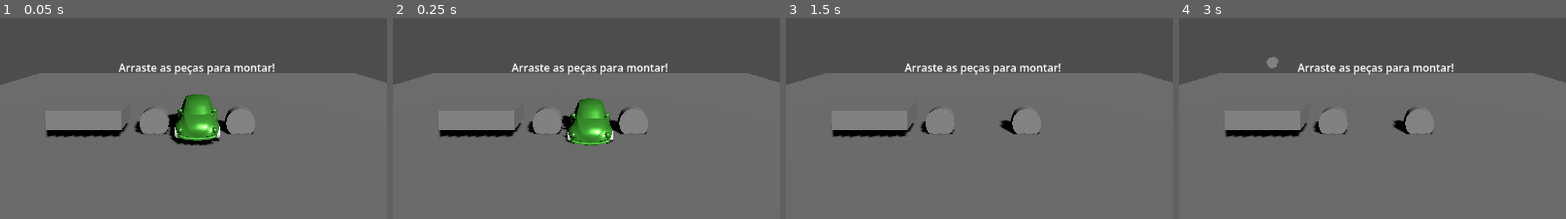
Above: before the commit, frames 1-4 (left to right).
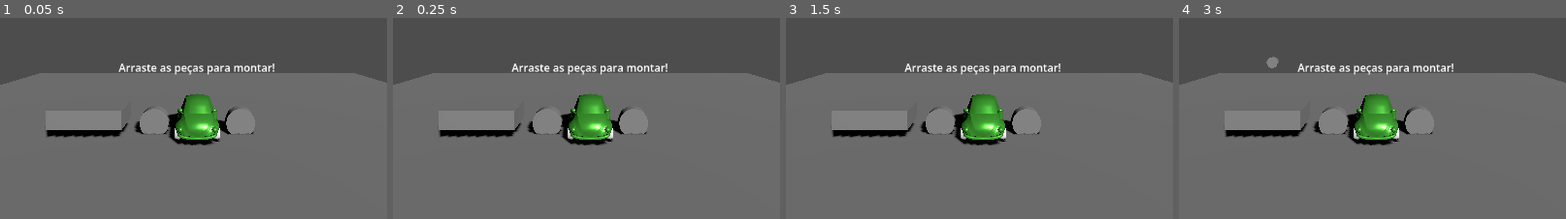
Above: after the commit, the same moments.

Repository: talesrt/Monta-Carro
Game: Godot game, scene res://scenes/main.tscn
The game is run twice, just before and just after one commit, with the same random seed, the same clock (stepped at 60 frames per second) and the same inputs.
Inputs (mouse positions are % of the whole screen's width and height, from its top left):
- Up to frame 1 (0.05 s): no input
- Up to frame 2 (0.25 s): no input
- Up to frame 3 (1.5 s): move the mouse to (72, 41) at 0.52 s; hold Right (ui_right) 0.53-1.25 s; click (72, 41) at 0.67 s; tap Enter at 1.25 s; drag from (30, 52) to (45, 68) at 1.27 s
- Up to frame 4 (3 s): tap Space at 2 s; move the mouse to (60, 22) at 2.02 s; hold Right (ui_right) 2.03-2.75 s; tap Enter at 2.75 s; drag from (45, 68) to (20, 30) at 2.77 s
The pictures show only the part of the screen within x 25-74%, y 44-94%; the shares and areas given below are measured in that part.

The runs differ from the first frame. In frame 1, 0.2% of the frame differs, in the area x 43-57%, y 37-64%; in frame 2, 1.6%; in frame 3, 2.7%; in frame 4, 2.7%.

Commit message:
Fix: carregar GLB via script para desabilitar fisica

Diff:
--- a/scenes/car/assembly.tscn
+++ b/scenes/car/assembly.tscn
@@ -1,16 +1,15 @@
-[gd_scene load_steps=8 format=3 uid="uid://assembly_scene"]
+[gd_scene load_steps=7 format=3 uid="uid://assembly_scene"]
 
 [ext_resource type="Script" path="res://scripts/systems/assembly_system.gd" id="1_asm"]
 [ext_resource type="PackedScene" uid="uid://chassis_part" path="res://scenes/car/chassis.tscn" id="2_chassis"]
 [ext_resource type="PackedScene" uid="uid://wheel_part" path="res://scenes/car/wheel.tscn" id="3_wheel"]
 [ext_resource type="PackedScene" uid="uid://engine_part" path="res://scenes/car/engine.tscn" id="4_engine"]
-[ext_resource type="PackedScene" uid="uid://car_model" path="res://assets/models/Car_1.glb" id="5_car"]
 
 [node name="AssemblySystem" type="Node3D"]
 script = ExtResource("1_asm")
 parts_container = NodePath("PartsContainer")
-
-[node name="CarModel" parent="." instance=ExtResource("5_car")]
+model_path = "res://assets/models/Car_1.glb"
+auto_load_model = true
 
 [node name="PartsContainer" type="Node3D" parent="."]
 
--- a/scripts/systems/assembly_system.gd
+++ b/scripts/systems/assembly_system.gd
@@ -1,53 +1,79 @@
 extends Node3D
 class_name AssemblySystem
 
-## Sistema de montagem do carro - gerencia as peças e validação
+## Sistema de montagem do carro - com suporte a GLB
 
 signal assembly_complete
 signal part_placed(part_name: String)
 signal progress_changed(placed: int, total: int)
 
 @export var parts_container: Node3D
+@export var model_path: String = "res://assets/models/Car_1.glb"
+@export var auto_load_model: bool = true
 
-# Referências para as peças (definir no editor ou via código)
+# Referências para as peças
 var parts: Array[DraggablePart] = []
 var placed_count: int = 0
+var loaded_model: Node3D = null
 
 func _ready() -> void:
+	# Carregar modelo se habilitado
+	if auto_load_model and model_path != "":
+		_load_model()
+
 	# Procurar peças
 	_find_parts()
 	print("[Assembly] Sistema de montagem pronto. Peças: ", parts.size())
 
+func _load_model() -> void:
+	print("[Assembly] Carregando modelo: ", model_path)
+	var scene = load(model_path)
+	if scene:
+		loaded_model = scene.instantiate()
+		add_child(loaded_model)
+		print("[Assembly] Modelo instanciado: ", loaded_model.name)
+
+		# Desabilitar física do modelo
+		_disable_model_physics(loaded_model)
+	else:
+		print("[Assembly] ERRO: Não conseguiu carregar modelo")
+
+func _disable_model_physics(node: Node) -> void:
+	# Desabilitar RigidBody
+	if node is RigidBody3D:
+		node.freeze = true
+		node.freeze_mode = RigidBody3D.FREEZE_MODE_STATIC
+		print("[Assembly] RigidBody3D desabilitado: ", node.name)
+
+	# Desabilitar CollisionShape3D
+	if node is CollisionShape3D:
+		node.disabled = true
+
+	# Procura recursivamente
+	for child in node.get_children():
+		_disable_model_physics(child)
+
 func _find_parts() -> void:
 	var container: Node
 
-	# Se parts_container está definido, usar ele
 	if parts_container:
 		container = parts_container
-		print("[Assembly] Usando parts_container definido: ", container.name)
 	else:
-		# Se não, procurar PartsContainer como filho
 		container = get_node_or_null("PartsContainer")
-		if container:
-			print("[Assembly] PartsContainer encontrado automaticamente")
-		else:
-			# Se não encontrar, usar este nó
+		if not container:
 			container = self
-			print("[Assembly] Usando self como container")
 
 	if container:
-		# Procurar peças nos filhos (e netos)
 		_find_parts_in_node(container)
 
 func _find_parts_in_node(node: Node) -> void:
 	for child in node.get_children():
 		if child is DraggablePart:
 			parts.append(child)
-			# Conectar sinal diretamente aqui para garantir
 			if not child.placed_correctly.is_connected(_on_part_placed):
 				child.placed_correctly.connect(_on_part_placed)
 			print("[Assembly] Encontrada peça: ", child.part_name)
-		# Procurar nos netos também (recursivo)
+
 		if child.get_child_count() > 0:
 			_find_parts_in_node(child)
 
@@ -64,7 +90,6 @@
 	print("[Assembly] _on_part_placed chamado!")
 	placed_count += 1
 
-	# Encontrar qual peça disparou
 	for part in parts:
 		if part.is_placed:
 			print("[Assembly] Peça disparou: ", part.part_name)
@@ -74,11 +99,9 @@
 
 	print("[Assembly] Peça colocada! ", placed_count, "/", parts.size())
 
-	# Verificar se todas as peças estão no lugar
 	if is_complete():
-		print("[Assembly] Montagem COMPLETA! Emitindo sinal...")
+		print("[Assembly] Montagem COMPLETA!")
 		assembly_complete.emit()
-		print("[Assembly] Sinal assembly_complete.emit() enviado!")
 
 func reset_assembly() -> void:
 	placed_count = 0
